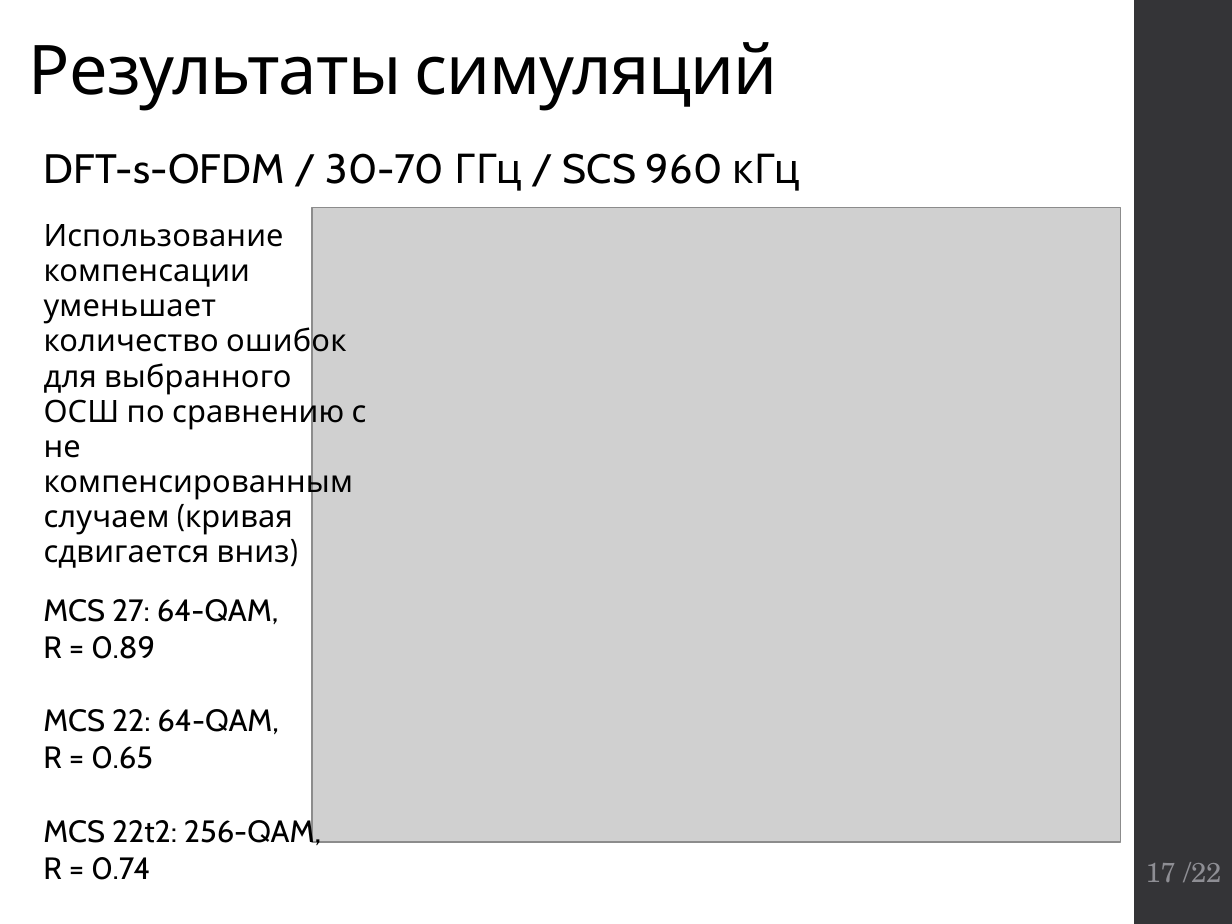
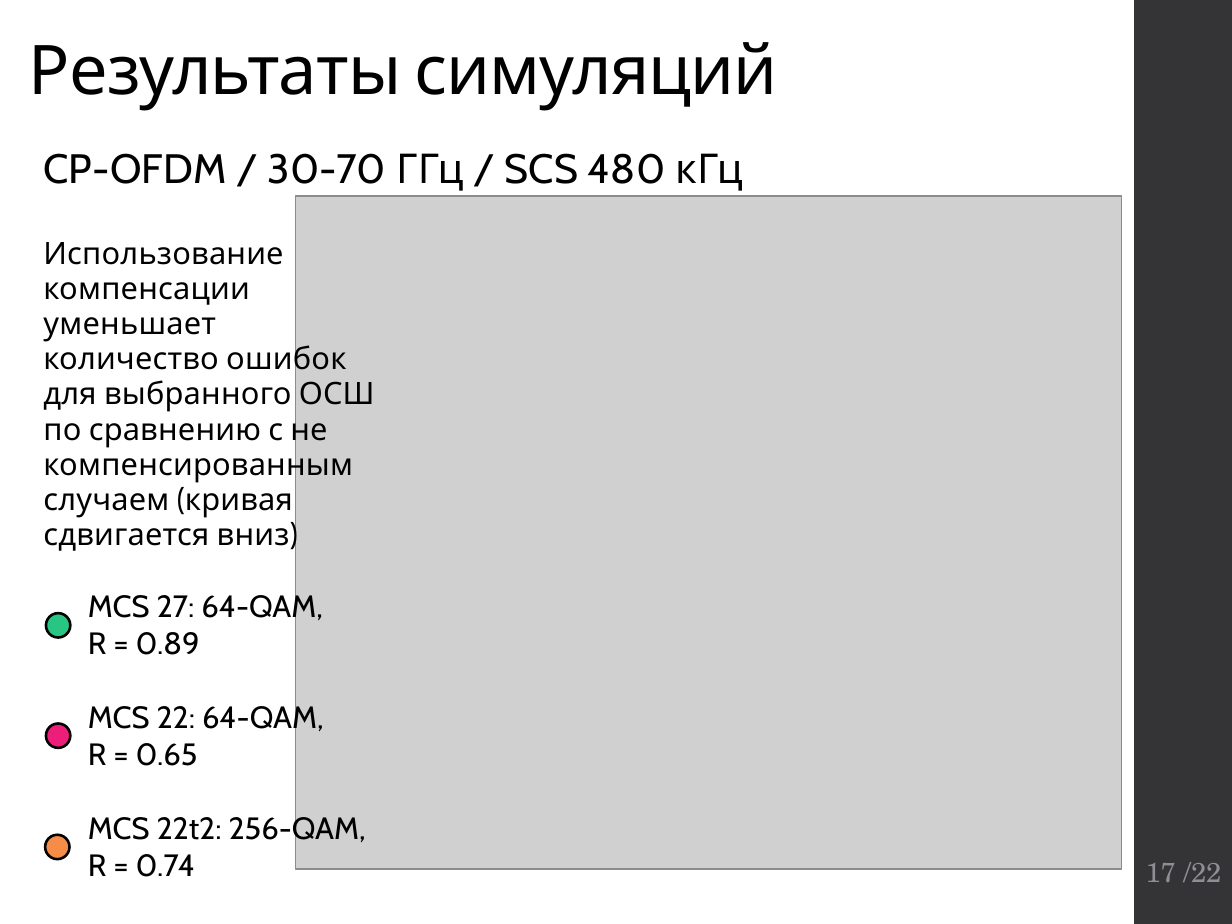
Before and after one commit to kannab98/graduation-paper, a slide deck: slide 17 of Presentation.pptx. Drawn at 1232x924 pixels with LibreOffice and Linux fonts; fonts in the diff are those of the drawing; grey boxes stand for pictures. Boxes give left, top, right and bottom in pixels: in the first picture for what was removed or moved away, otherwise in the second. Text is boxed around its words. In the diff, an @@ line names an element or a change of style, - is before the commit and + after.

```diff
--- a/Presentation.pptx
+++ b/Presentation.pptx
@@ text at box(43, 153, 743, 191): text changed @@
-DFT-s-OFDM / 30-70 ГГц / SCS 960 кГц
+CP-OFDM / 30-70 ГГц / SCS 480 кГц
@@ picture: place and size @@
-picture at box(312, 208, 1120, 843)
+picture at box(296, 196, 1121, 869)
@@ text "Использование компенсации уменьшает количество ошибок ..." rewrapped from box(44, 224, 367, 568) to box(43, 242, 375, 551) @@
@@ text "MCS 27: 64-QAM," rewrapped from box(43, 599, 321, 880) to box(88, 591, 366, 877) @@
@@ ellipse added at box(46, 614, 70, 638), fill #29C582, outline #000000 1.5 pt @@
@@ ellipse added at box(46, 723, 70, 748), fill #ED1E79, outline #000000 1.5 pt @@
@@ ellipse added at box(46, 835, 70, 860), fill #F58C47, outline #000000 1.5 pt @@
```
Also in this commit, not shown: 14 other slides changed, 2 slides added, 1 other file.
